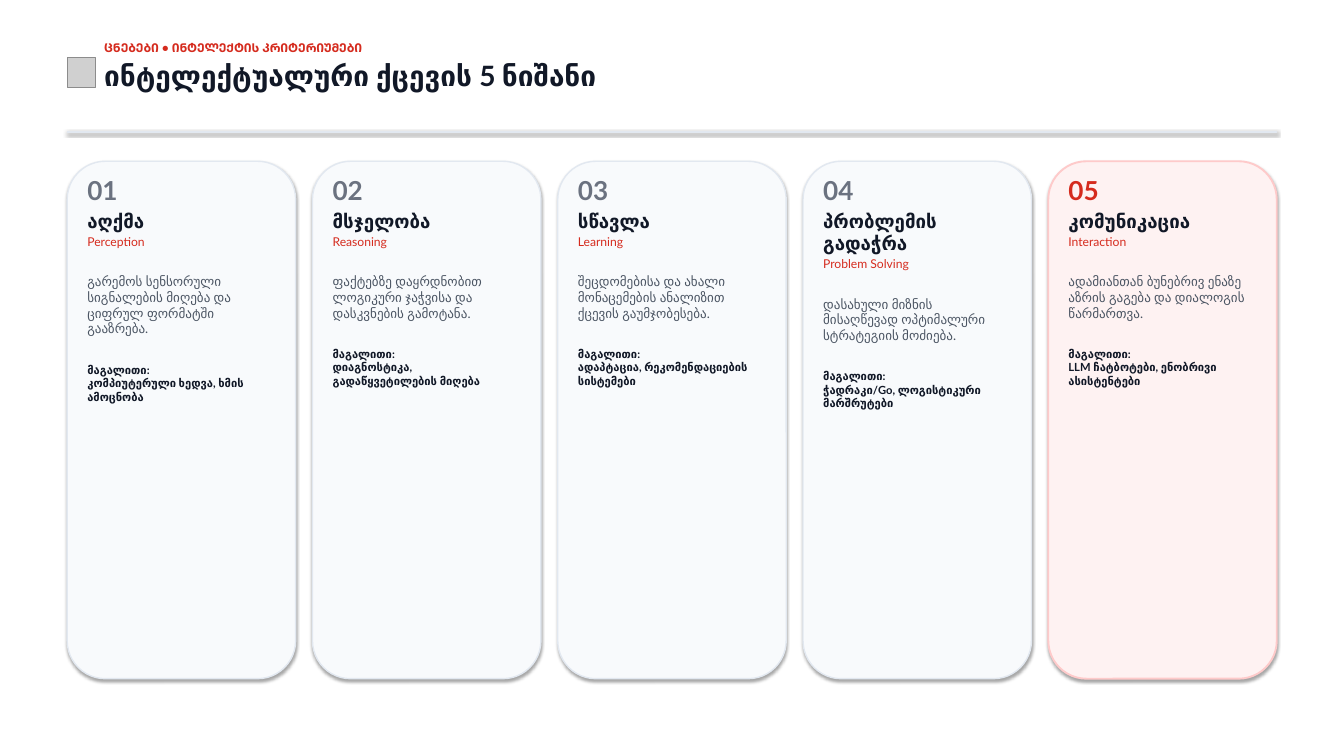
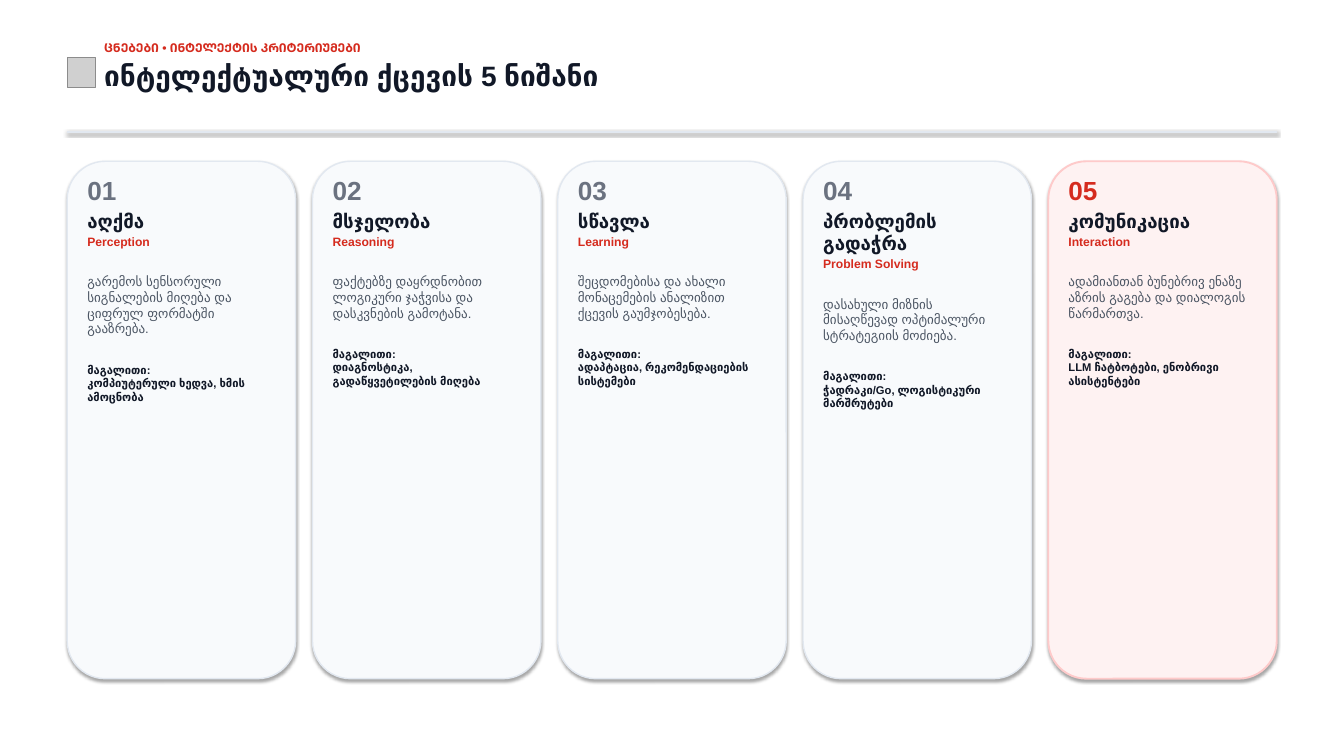
Before and after one commit to ShotaMart/skillwill-ai-curriculum, a slide deck: slide 3 of Skillwill_მოდული5_ლექცია1_პრეზენტაცია_ნიმუში.pptx. Drawn at 1344x756 pixels with LibreOffice and Linux fonts; fonts in the diff are those of the drawing; grey boxes stand for pictures. Boxes give left, top, right and bottom in pixels: in the first picture for what was removed or moved away, otherwise in the second. Text is boxed around its words. In the diff, an @@ line names an element or a change of style, - is before the commit and + after.

Commit message:
fix(logos, fonts): extract pure square 512x512 icons eliminating all distortion, apply Arial font uniformly to all slides, and update Drive files

```diff
--- a/Skillwill_მოდული5_ლექცია1_პრეზენტაცია_ნიმუში.pptx
+++ b/Skillwill_მოდული5_ლექცია1_პრეზენტაცია_ნიმუში.pptx
@@ text "ᲪᲜᲔᲑᲔᲑᲘ • ᲘᲜᲢᲔᲚᲔᲥᲢᲘᲡ ᲙᲠᲘᲢᲔᲠᲘᲣᲛᲔᲑᲘ" at (x1=104, y1=43, x2=598, y2=93): font Lato to Arial @@
@@ text "01" at (x1=87, y1=182, x2=245, y2=404): font Lato to Arial; bold on in "Perception" @@
@@ text "02" at (x1=333, y1=182, x2=483, y2=388): font Lato to Arial; bold on in "Reasoning" @@
@@ text "03" at (x1=578, y1=182, x2=748, y2=388): font Lato to Arial; bold on in "Learning" @@
@@ text "04" at (x1=823, y1=182, x2=986, y2=410): font Lato to Arial; bold on in "Problem Solving" @@
@@ text "05" at (x1=1068, y1=181, x2=1246, y2=388): font Lato to Arial; bold on in "Interaction" @@
```
Also in this commit, not shown: 8 other slides changed, 18 other files.
